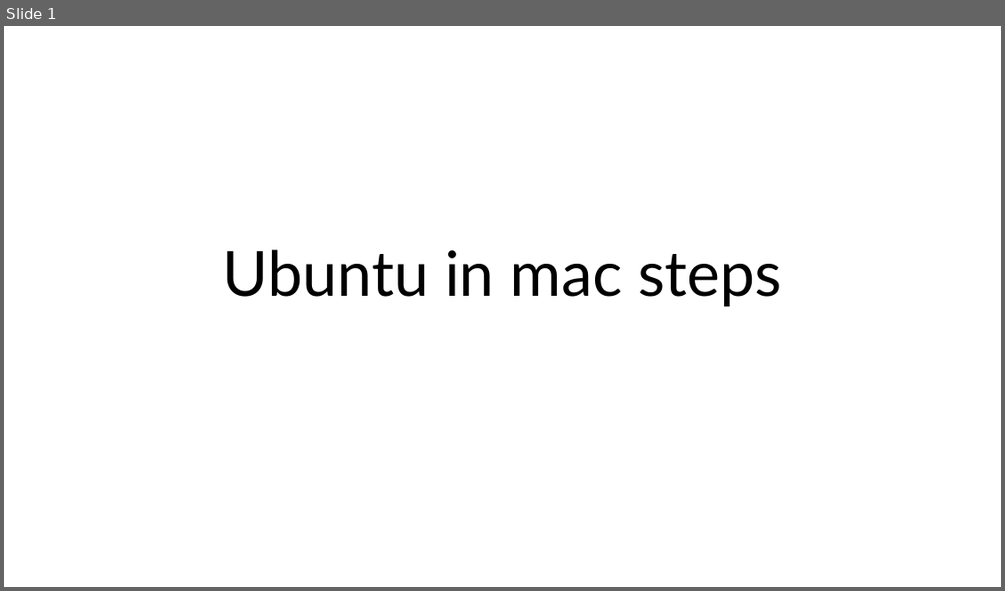
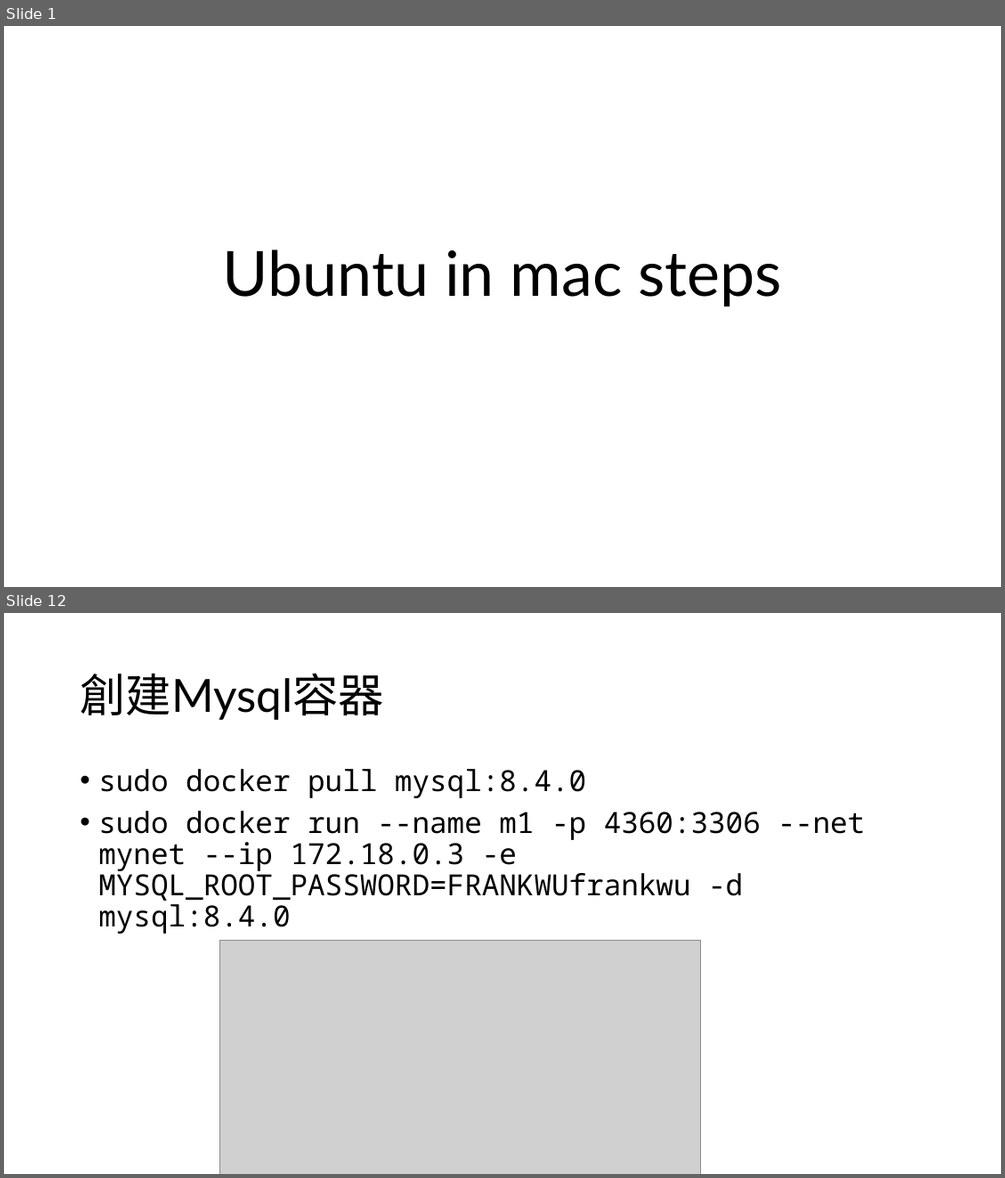
Before and after one commit to frankpeng1218/Python_learning, a slide deck: multipass_ubuntu_installation/ubuntu_installation.pptx. Shown one above the other, each under a label of ours: slide 1 before the commit, slides 1 and 12 after it; the slides between them are not shown. The pictures are 1005x591 and 1005x1178 pixels, drawn with LibreOffice and Linux fonts; fonts in the diff are those of the drawing; grey boxes stand for pictures. Boxes give left, top, right and bottom in pixels: in the first picture for what was removed or moved away, otherwise in the second. Text is boxed around its words. In the diff, an @@ line names an element or a change of style, - is before the commit and + after.

```diff
--- a/multipass_ubuntu_installation/ubuntu_installation.pptx
+++ b/multipass_ubuntu_installation/ubuntu_installation.pptx
@@ slide 12 added at (x1=4, y1=613, x2=1001, y2=1174), background #FFFFFF @@
@@ title added at (x1=80, y1=673, x2=384, y2=720), 44 pt, text #000000 @@
+創建Mysql容器
@@ text added at (x1=98, y1=769, x2=865, y2=933), 28 pt, text #000000 @@
+• sudo docker pull mysql:8.4.0
+• sudo docker run --name m1 -p 4360:3306 --net mynet --ip 172.18.0.3 -e MYSQL_ROOT_PASSWORD=FRANKWUfrankwu -d mysql:8.4.0
@@ picture added at (x1=220, y1=941, x2=701, y2=1174) @@
```
Also in this commit, not shown: 2 slides changed, 14 other slides added, 17 other files.
